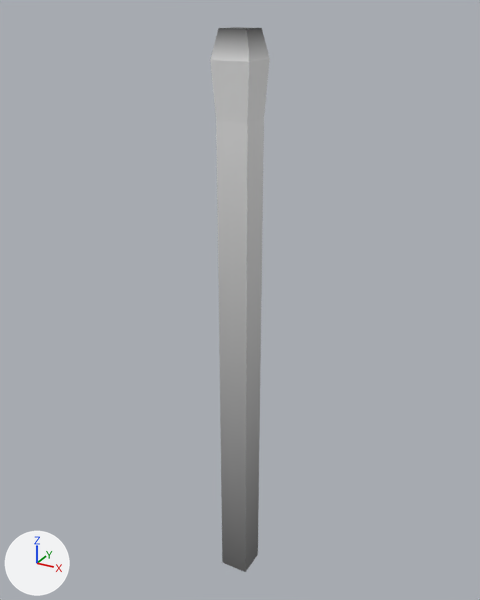
Two versions of the glTF model assets/torch_standing.gltf, one commit apart.
Both versions are drawn from a camera (50 mm lens) standing at (5.245, -0.856, 1.539) and looking at (4.48, 0.536, 0.844). The lights are fixed; the arrows at lower left show +X, +Y and +Z. Vertices at the same position are counted once.

Names of what the first picture shows: 'Torch_Standing'.
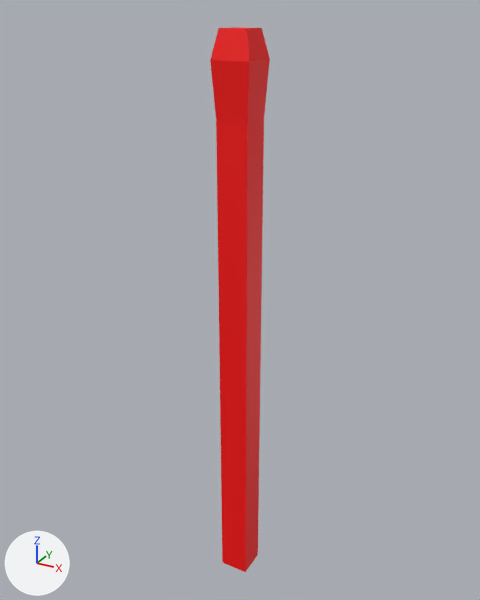
The change, as a diff of the scene's bpy script:
```diff
--- a/assets/torch_standing.gltf.py
+++ b/assets/torch_standing.gltf.py
@@ mat_defaultmaterial @@
+mat_defaultmaterial = bpy.data.materials.new('DefaultMaterial')
+mat_defaultmaterial.use_nodes = True; mat_defaultmaterial.node_tree.nodes.clear()
+_N = mat_defaultmaterial.node_tree.nodes; _L = mat_defaultmaterial.node_tree.links
+n0 = _N.new('ShaderNodeOutputMaterial'); n0.name = 'Material Output'
+n1 = _N.new('ShaderNodeBsdfPrincipled'); n1.name = 'Principled BSDF'
+n2 = _N.new('ShaderNodeVertexColor'); n2.name = 'Color Attribute'
+_L.new(n1.outputs[0], n0.inputs[0])  # 'BSDF' to 'Surface'
+_L.new(n2.outputs[0], n1.inputs[0])  # 'Color' to 'Base Color'
@@ me_workbench_011 @@
 me_workbench_011.from_pydata(...)  # 16 vertices, 28 faces; spans x -0.05..0.05, y -0.05..0.05, z 0.0..1.5
 # used by ob_torch_standing; location = (4.5, 0.5, 0.0)
-me_workbench_011.materials.append(mat_material)
+# me_workbench_011 part 1: 12 faces centred in x -0.04..0.04, y -0.04..0.04, z 0.0..1.5 are repainted in the vertex colours; the middle colour goes from grey #727272 to red #ff0000
+# me_workbench_011 part 2: 16 faces centred in x -0.05..0.05, y -0.05..0.05, z 0.87..1.46 are repainted in the vertex colours; the middle colour goes from white #ffffff to red #ff0000
+me_workbench_011.materials.append(mat_defaultmaterial)
```

Boxes (x1, y1, x2, y2) around the edits, measured in the pictures (480 x 600 px):
part 1 of me_workbench_011, recoloured (grey to red)
    both: (216, 27, 270, 572)
part 2 of me_workbench_011, recoloured (grey to red)
    both: (210, 29, 270, 572)
